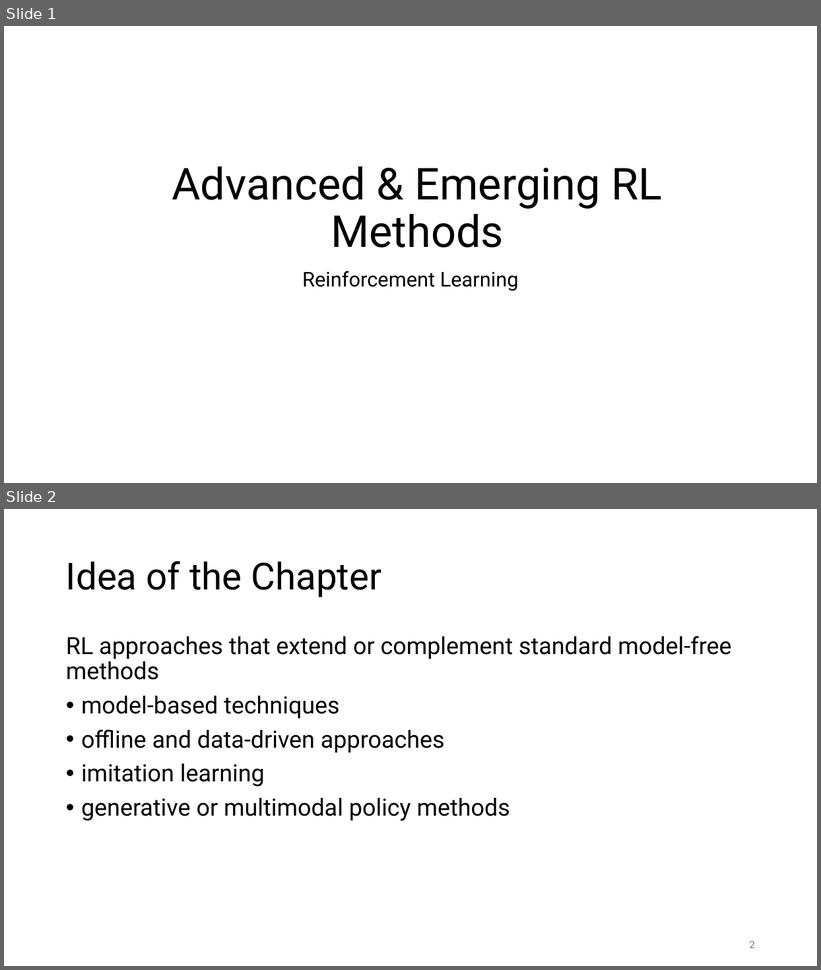
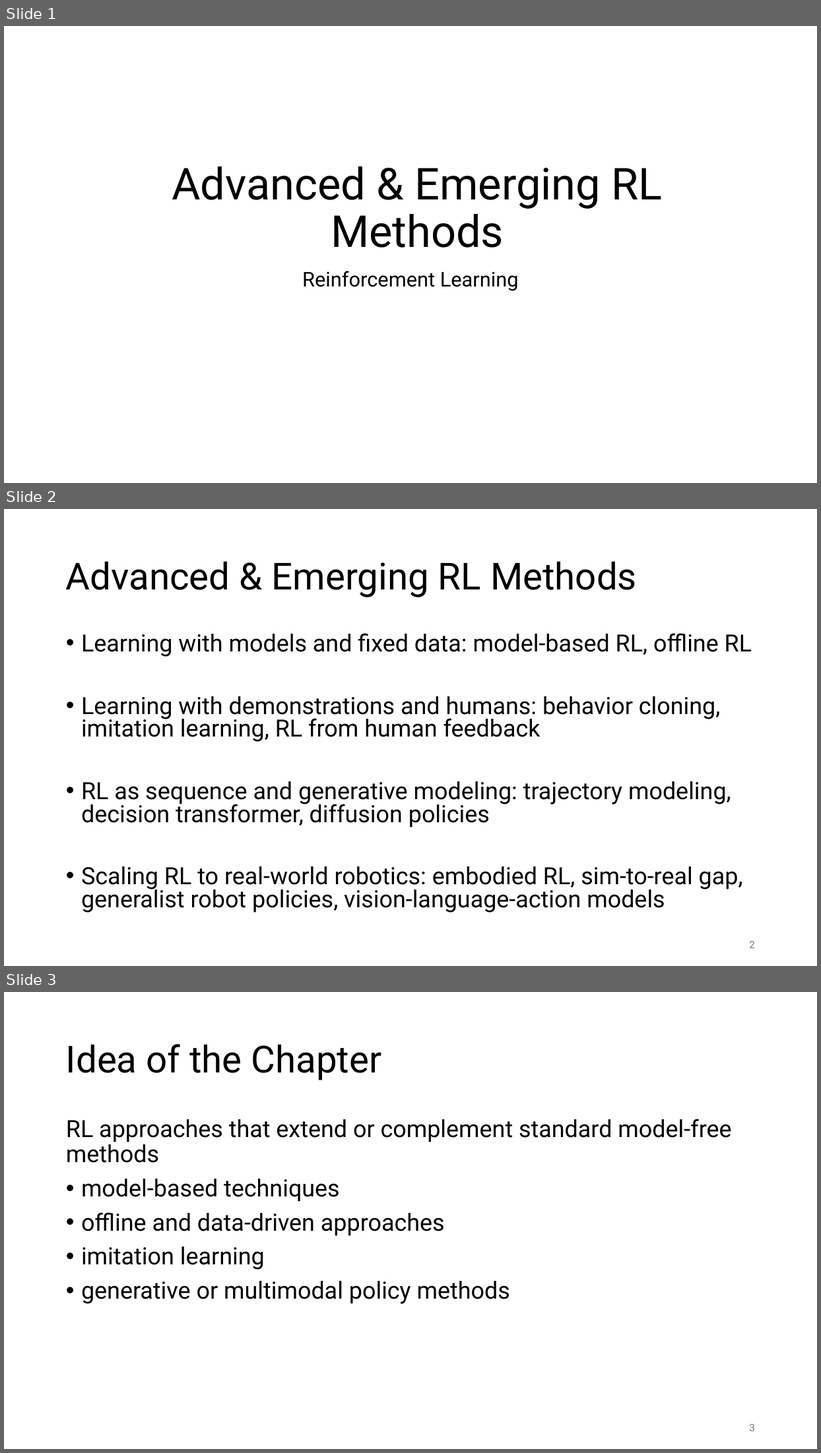
Before and after one commit to FelixWick/reinforcement_learning, a slide deck: slides/5_advanced.pptx. Shown one above the other, each under a label of ours: slides 1 and 2 before the commit, slides 1, 2 and 3 after it. The pictures are 821x970 and 821x1453 pixels, drawn with LibreOffice and Linux fonts; fonts in the diff are those of the drawing. Boxes give left, top, right and bottom in pixels: in the first picture for what was removed or moved away, otherwise in the second. Text is boxed around its words. In the diff, an @@ line names an element or a change of style, - is before the commit and + after.

```diff
--- a/slides/5_advanced.pptx
+++ b/slides/5_advanced.pptx
@@ slide 2 added at box(4, 509, 817, 966), background #FFFFFF @@
@@ title added at box(66, 561, 637, 597), 44 pt, text #000000 @@
+Advanced & Emerging RL Methods
@@ text added at box(81, 633, 752, 913), 28 pt, text #000000 @@
+• Learning with models and fixed data: model-based RL, offline RL
+• Learning with demonstrations and humans: behavior cloning, imitation learning, RL from human feedback
+• RL as sequence and generative modeling: trajectory modeling, decision transformer, diffusion policies
+• Scaling RL to real-world robotics: embodied RL, sim-to-real gap, generalist robot policies, vision-language-action models
@@ page number added at box(749, 941, 755, 949), 12 pt, text #797979 @@
+2
@@ what was slide 2 is now slide 3 @@
@@ page number at box(749, 1424, 755, 1432): text changed @@
-2
+3
```
Also in this commit, not shown: 9 other files.
